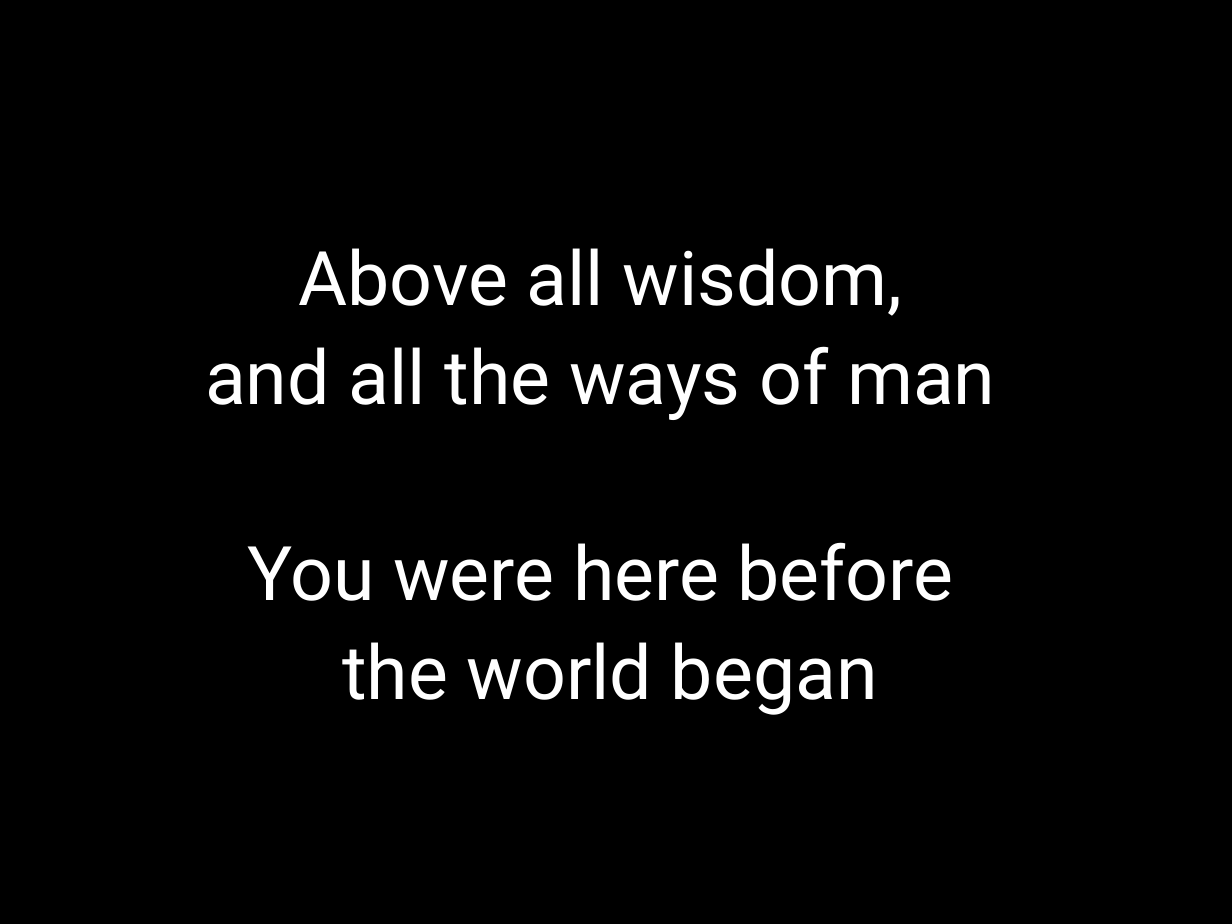
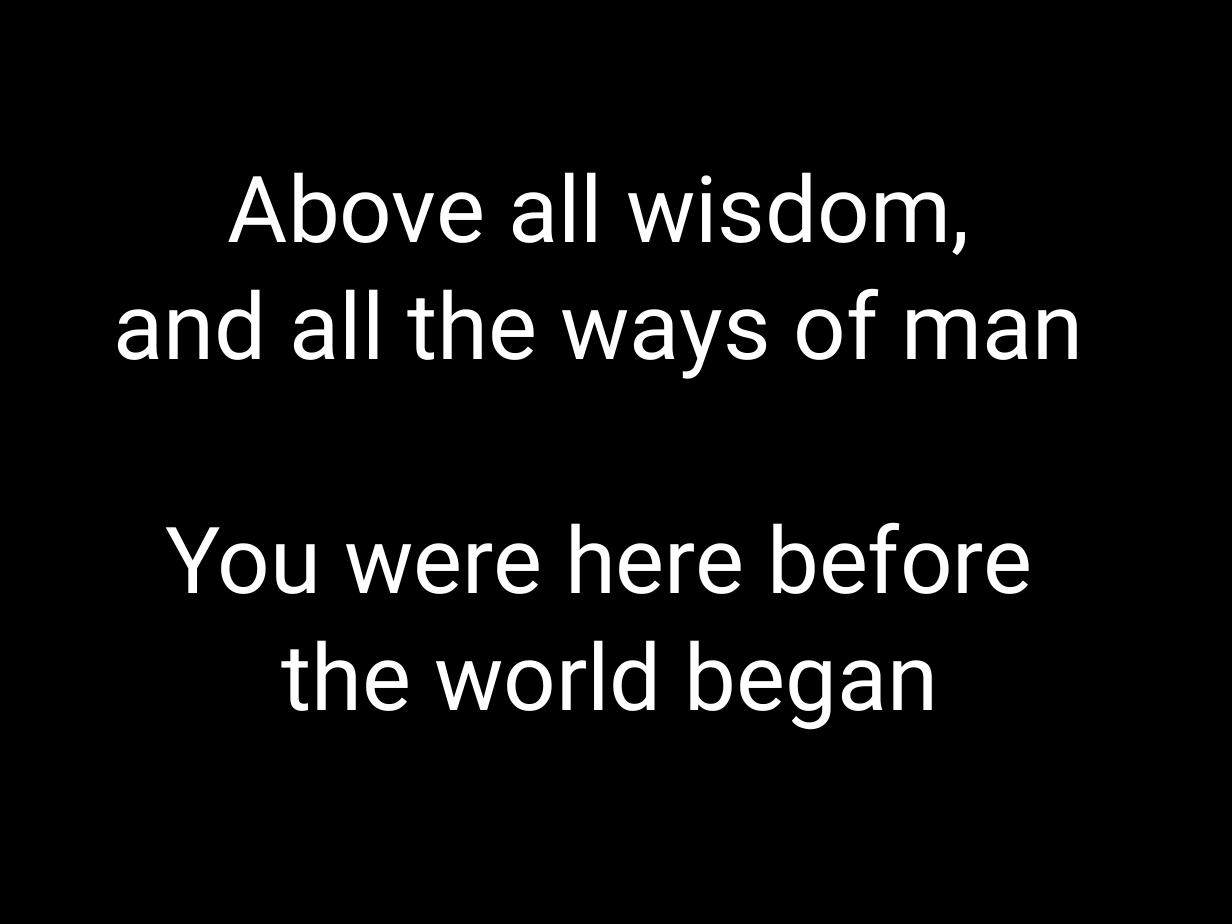
Before and after one commit to kendall412/worship, a slide deck: slide 3 of Above All.pptx. Drawn at 1232x924 pixels with LibreOffice and Linux fonts; fonts in the diff are those of the drawing. Boxes give left, top, right and bottom in pixels: in the first picture for what was removed or moved away, otherwise in the second. Text is boxed around its words. In the diff, an @@ line names an element or a change of style, - is before the commit and + after.

```diff
--- a/Above All.pptx
+++ b/Above All.pptx
@@ subtitle "Above all wisdom," at (113,172,1083,730): size 44 to 54 pt @@
```
Also in this commit, not shown: 14 other slides changed, 9 other files.
